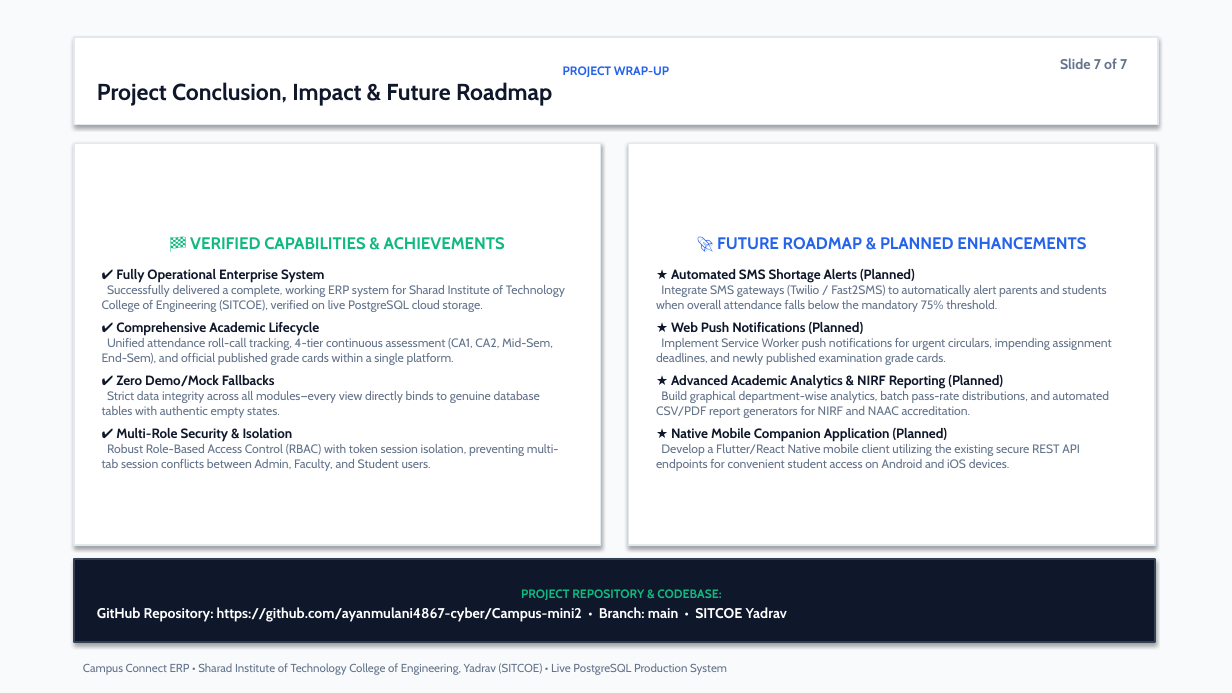
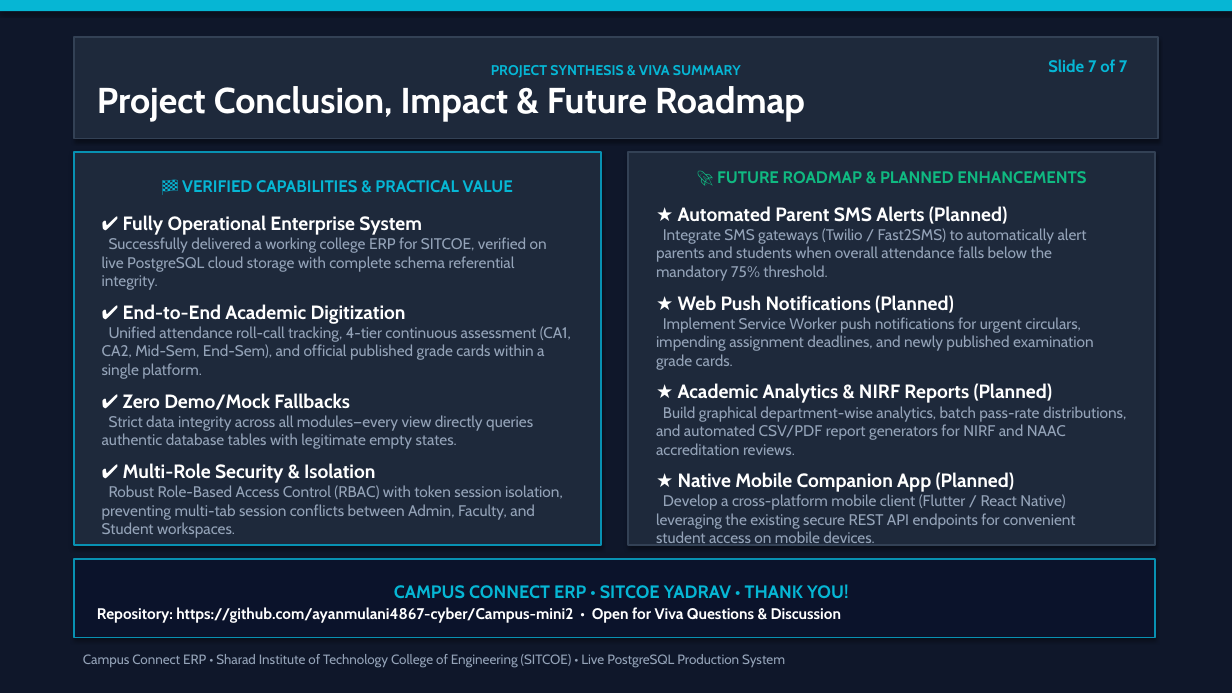
Before and after one commit to ayanmulani4867-cyber/Campus-mini2, a slide deck: slide 7 of docs/Campus_Connect_ERP_Presentation.pptx. Drawn at 1232x693 pixels with LibreOffice and Linux fonts; fonts in the diff are those of the drawing. Boxes give left, top, right and bottom in pixels: in the first picture for what was removed or moved away, otherwise in the second. Text is boxed around its words. In the diff, an @@ line names an element or a change of style, - is before the commit and + after.

Commit message:
docs: polish Campus Connect ERP presentation

```diff
--- a/docs/Campus_Connect_ERP_Presentation.pptx
+++ b/docs/Campus_Connect_ERP_Presentation.pptx
@@ rectangle at [0, 0, 1232, 693]: fill #F8FAFC to #0F172A @@
@@ rectangle added at [0, 0, 1232, 11], fill #06B6D4 @@
@@ rectangle "PROJECT SYNTHESIS & VIVA SUMMARY": place and size @@
-rectangle "PROJECT SYNTHESIS & VIVA SUMMARY" at [74, 37, 1158, 125]
+rectangle "PROJECT SYNTHESIS & VIVA SUMMARY" at [74, 37, 1158, 139]
@@ rectangle "PROJECT SYNTHESIS & VIVA SUMMARY" at [74, 37, 1158, 139]: fill #FFFFFF to #1E293B; outline #E2E8F0 1 pt to #334155 1 pt @@
@@ text "Slide 7 of 7" at [1048, 59, 1128, 72]: size 11 to 13 pt, text colour #64748B to #06B6D4 @@
@@ text in rectangle at [97, 86, 805, 122]: size 18 to 28 pt, text colour #0F172A to #FFFFFF in "Project Conclusion, Impact & Future Roadmap" @@
@@ text in rectangle at [491, 65, 741, 78]: text changed; size 9.5 to 11 pt; text colour #2563EB to #06B6D4 @@
-PROJECT WRAP-UP
+PROJECT SYNTHESIS & VIVA SUMMARY
@@ rectangle "🏁 VERIFIED CAPABILITIES & PRACTICAL ...": place and size @@
-rectangle "🏁 VERIFIED CAPABILITIES & PRACTICAL ..." at [74, 143, 601, 545]
+rectangle "🏁 VERIFIED CAPABILITIES & PRACTICAL ..." at [74, 152, 601, 545]
@@ rectangle "🏁 VERIFIED CAPABILITIES & PRACTICAL ..." at [74, 152, 601, 545]: fill #FFFFFF to #1E293B; outline #E2E8F0 1 pt to #0891B2 1.5 pt @@
@@ rectangle "🚀 FUTURE ROADMAP & PLANNED ...": place and size @@
-rectangle "🚀 FUTURE ROADMAP & PLANNED ..." at [628, 143, 1155, 545]
+rectangle "🚀 FUTURE ROADMAP & PLANNED ..." at [628, 152, 1155, 545]
@@ rectangle "🚀 FUTURE ROADMAP & PLANNED ..." at [628, 152, 1155, 545]: fill #FFFFFF to #1E293B; outline #E2E8F0 1 pt to #334155 1.5 pt @@
@@ text in rectangle at [656, 171, 1093, 370]: text colour #2563EB to #10B981 in "🚀 FUTURE ROADMAP & PLANNED ENHANCEMENTS"; size 9.5 to 12 pt, text colour #64748B to #94A3B8 in "Integrate SMS gateways (Twilio / Fast2SMS) to ...", "Implement Service Worker push notifications for urgent ..."; size 10.5 to 15 pt, text colour #0F172A to #FFFFFF in "★ Web Push Notifications (Planned)"; more space between paragraphs @@
@@ text in rectangle at [182, 180, 513, 192]: text changed; text colour #10B981 to #06B6D4 @@
-🏁 VERIFIED CAPABILITIES & ACHIEVEMENTS
+🏁 VERIFIED CAPABILITIES & PRACTICAL VALUE
@@ text in rectangle at [678, 206, 1015, 490]: text changed; size 10.5 to 15 pt; text colour #0F172A to #FFFFFF @@
-★ Automated SMS Shortage Alerts (Planned)
+★ Automated Parent SMS Alerts (Planned)
@@ text in rectangle at [102, 237, 547, 290]: text changed; size 9.5 to 12 pt; text colour #64748B to #94A3B8 @@
-Successfully delivered a complete, working ERP system for Sharad Institute of Technology College of Engineering (SITCOE), verified on live PostgreSQL cloud storage.
-✔ Comprehensive Academic Lifecycle
+Successfully delivered a working college ERP for SITCOE, verified on live PostgreSQL cloud storage with complete schema referential integrity.
+✔ End-to-End Academic Digitization
@@ text in rectangle at [102, 215, 571, 379]: size 10.5 to 15 pt, text colour #0F172A to #FFFFFF in "✔ Fully Operational Enterprise System", "✔ Zero Demo/Mock Fallbacks", "✔ Multi-Role Security & Isolation"; size 9.5 to 12 pt, text colour #64748B to #94A3B8 in "Unified attendance roll-call tracking, 4-tier continuous ass ..."; more space between paragraphs @@
@@ text in rectangle at [102, 415, 533, 449]: text changed; size 9.5 to 12 pt; text colour #64748B to #94A3B8 @@
-Strict data integrity across all modules—every view directly binds to genuine database tables with authentic empty states.
+Strict data integrity across all modules—every view directly queries authentic database tables with legitimate empty states.
@@ text in rectangle at [656, 406, 1126, 543]: text changed; size 9.5 to 12 pt; text colour #64748B to #94A3B8 @@
-★ Advanced Academic Analytics & NIRF Reporting (Planned)
-Build graphical department-wise analytics, batch pass-rate distributions, and automated CSV/PDF report generators for NIRF and NAAC accreditation.
-★ Native Mobile Companion Application (Planned)
-Develop a Flutter/React Native mobile client utilizing the existing secure REST API endpoints for convenient student access on Android and iOS devices.
+★ Academic Analytics & NIRF Reports (Planned)
+Build graphical department-wise analytics, batch pass-rate distributions, and automated CSV/PDF report generators for NIRF and NAAC accreditation reviews.
+★ Native Mobile Companion App (Planned)
+Develop a cross-platform mobile client (Flutter / React Native) leveraging the existing secure REST API endpoints for convenient student access on mobile devices.
@@ text in rectangle at [102, 485, 563, 538]: text changed; size 9.5 to 12 pt; text colour #64748B to #94A3B8 @@
-Robust Role-Based Access Control (RBAC) with token session isolation, preventing multi-tab session conflicts between Admin, Faculty, and Student users.
+Robust Role-Based Access Control (RBAC) with token session isolation, preventing multi-tab session conflicts between Admin, Faculty, and Student workspaces.
@@ rectangle "CAMPUS CONNECT ERP • SITCOE ...": place and size @@
-rectangle "CAMPUS CONNECT ERP • SITCOE ..." at [74, 559, 1155, 642]
+rectangle "CAMPUS CONNECT ERP • SITCOE ..." at [74, 559, 1155, 638]
@@ rectangle "CAMPUS CONNECT ERP • SITCOE ..." at [74, 559, 1155, 638]: fill #0F172A to #0B132B; outline #334155 1 pt to #0891B2 1 pt @@
@@ text in rectangle at [97, 584, 848, 623]: text changed; size 11 to 12 pt @@
-PROJECT REPOSITORY & CODEBASE:
-GitHub Repository: https://github.com/ayanmulani4867-cyber/Campus-mini2 • Branch: main • SITCOE Yadrav
+CAMPUS CONNECT ERP • SITCOE YADRAV • THANK YOU!
+Repository: https://github.com/ayanmulani4867-cyber/Campus-mini2 • Open for Viva Questions & Discussion
@@ text at [83, 654, 785, 668]: text changed; size 9 to 10.5 pt; text colour #64748B to #94A3B8 @@
-Campus Connect ERP • Sharad Institute of Technology College of Engineering, Yadrav (SITCOE) • Live PostgreSQL Production System
+Campus Connect ERP • Sharad Institute of Technology College of Engineering (SITCOE) • Live PostgreSQL Production System
```
Also in this commit, not shown: 6 other slides changed, 1 other file.
